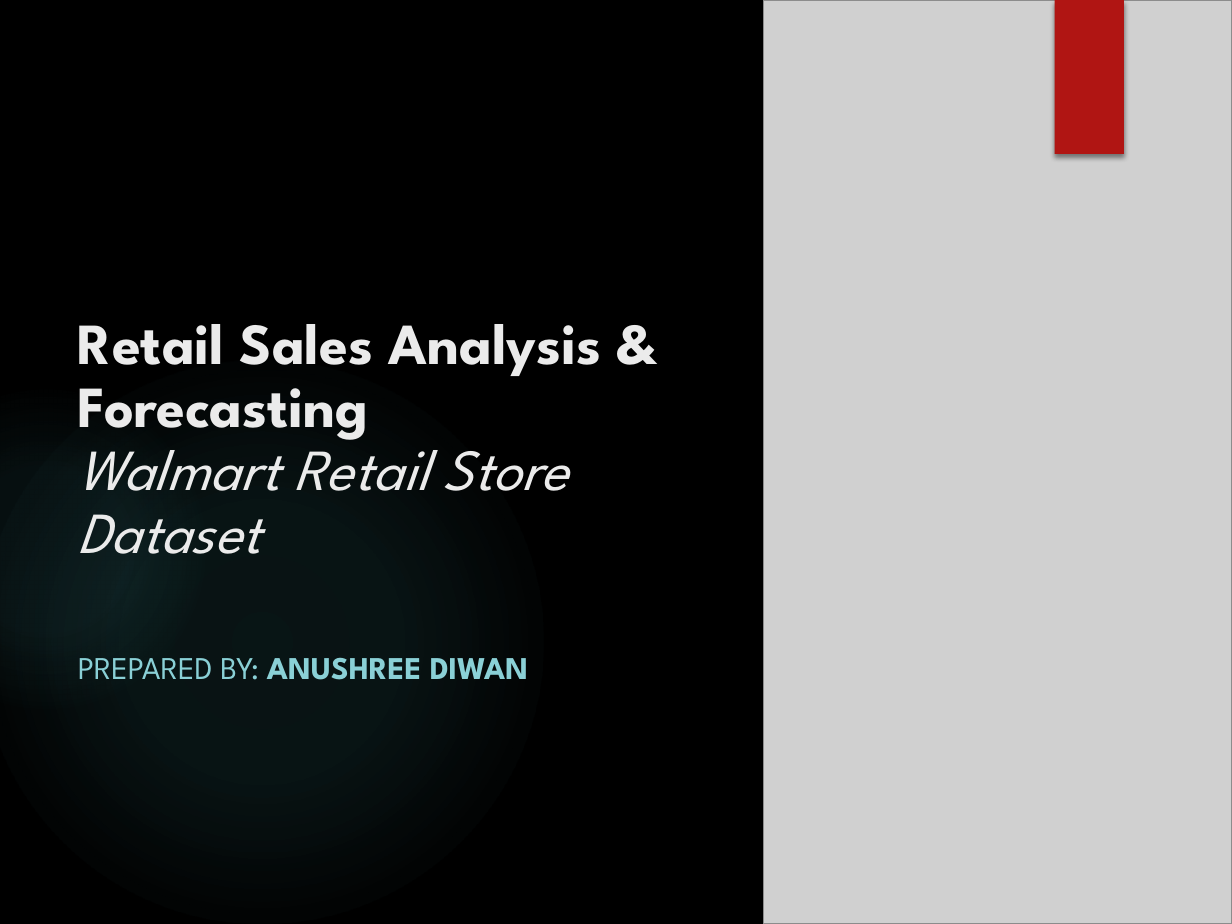
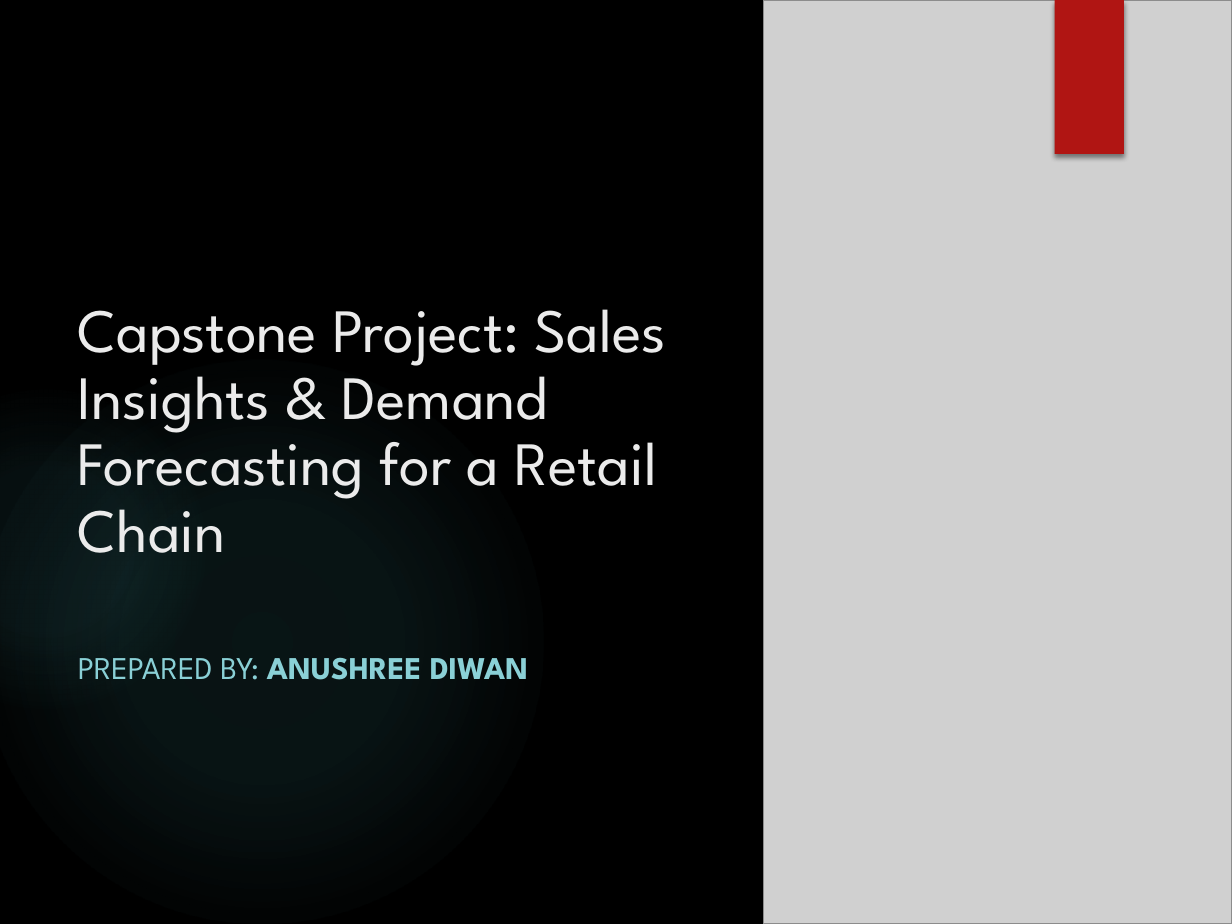
Before and after one commit to anushree-diwan123/WalmartSalesDataAnalysisAndPrediction, a slide deck: slide 1 of Capstone_Report.pptx. Drawn at 1232x924 pixels with LibreOffice and Linux fonts; fonts in the diff are those of the drawing; grey boxes stand for pictures; background and template pictures are left out. Boxes give left, top, right and bottom in pixels: in the first picture for what was removed or moved away, otherwise in the second. Text is boxed around its words. In the diff, an @@ line names an element or a change of style, - is before the commit and + after.

Commit message:
Files For Capstone Project
Added Required Files For Capstone Project
1) Capstone_Report.pptx
2)CleanedData.csv
3)Capstone_AnushreeDiwan.ipynb

```diff
--- a/Capstone_Report.pptx
+++ b/Capstone_Report.pptx
@@ title at <box>78,309,666,553</box>: text changed; size 34 to 36 pt; bold off @@
-Retail Sales Analysis & Forecasting
-Walmart Retail Store Dataset
+Capstone Project: Sales Insights & Demand Forecasting for a Retail Chain
```
Also in this commit, not shown: 4 other slides changed, 2 slides added, 2 other files.
